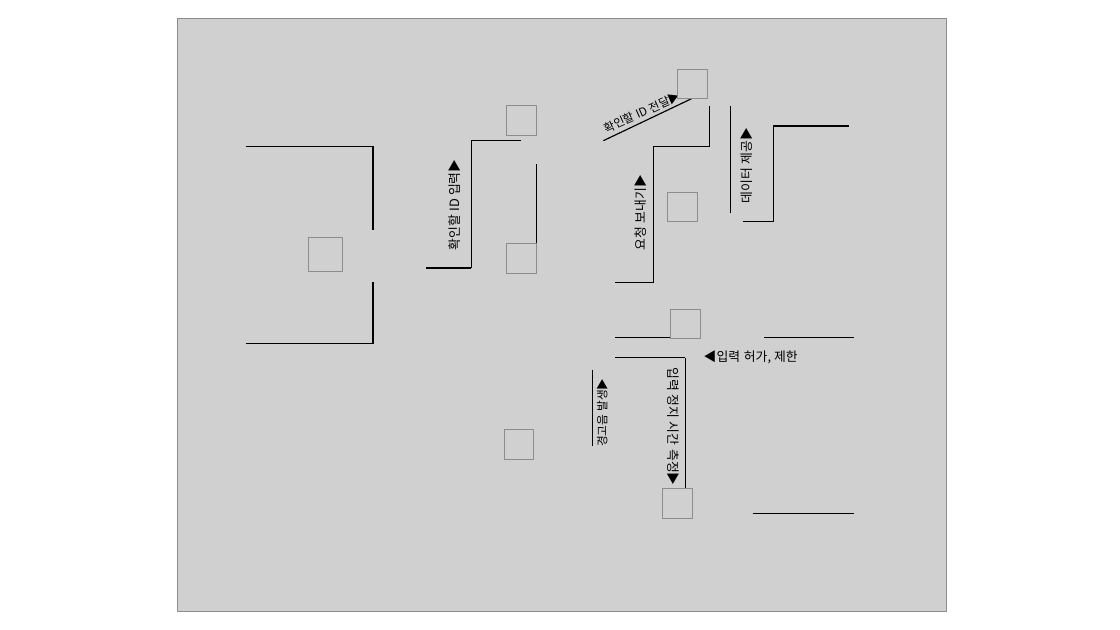
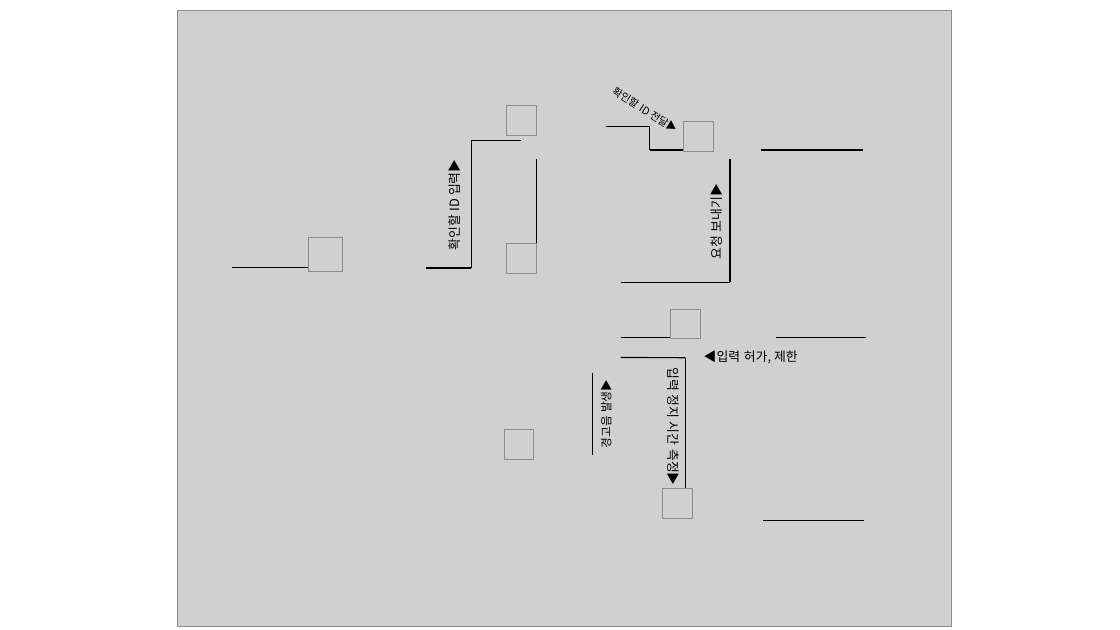
Before and after one commit to hongyaho/Payroll_system, a slide deck: slide 1 of Commuting_and_Working_InformationCheck/res/Domain_Model.pptx. Drawn at 1120x630 pixels with LibreOffice and Linux fonts; fonts in the diff are those of the drawing; grey boxes stand for pictures. Boxes give left, top, right and bottom in pixels: in the first picture for what was removed or moved away, otherwise in the second. Text is boxed around its words. In the diff, an @@ line names an element or a change of style, - is before the commit and + after.

```diff
--- a/Commuting_and_Working_InformationCheck/res/Domain_Model.pptx
+++ b/Commuting_and_Working_InformationCheck/res/Domain_Model.pptx
@@ picture: place and size @@
-picture at box(177, 18, 947, 612)
+picture at box(177, 10, 952, 626)
@@ text "확인할 ID 전달▶": place and size @@
-text "확인할 ID 전달▶" at box(607, 117, 627, 136)
+text "확인할 ID 전달▶" at box(611, 87, 665, 125)
@@ text "확인할 ID 전달▶" at box(611, 87, 665, 125): size 10 to 9 pt; rotation 335 to 32 degrees @@
@@ group removed at box(245, 69, 774, 344): 6 lines, 2 pictures, 1 text @@
-데이터 제공▶
@@ line moved from (603, 141) - (691, 99) to (606, 127) - (650, 127) @@
@@ line moved from (710, 146) - (710, 106) to (649, 126) - (649, 150) @@
@@ picture added at box(684, 121, 714, 151) @@
@@ line moved from (654, 146) - (710, 146) to (649, 150) - (697, 150) @@
@@ text "요청 보내기▶": place and size @@
-text "요청 보내기▶" at box(631, 179, 650, 249)
+text "요청 보내기▶" at box(707, 188, 726, 258)
@@ line moved from (654, 282) - (654, 146) to (730, 282) - (730, 159) @@
@@ line moved from (774, 126) - (849, 126) to (761, 150) - (864, 150) @@
@@ line moved from (245, 146) - (373, 146) to (232, 268) - (318, 268) @@
@@ line moved from (616, 282) - (654, 282) to (621, 282) - (730, 282) @@
@@ text "경고음 발생▶": place and size @@
-text "경고음 발생▶" at box(593, 381, 610, 445)
+text "경고음 발생▶" at box(597, 383, 614, 447)
@@ line moved from (765, 338) - (854, 338) to (776, 338) - (865, 338) @@
@@ line moved from (592, 370) - (592, 446) to (592, 374) - (592, 455) @@
@@ line moved from (754, 514) - (854, 514) to (764, 521) - (865, 521) @@
```
Also in this commit, not shown: 1 other slide changed, 6 other files.
